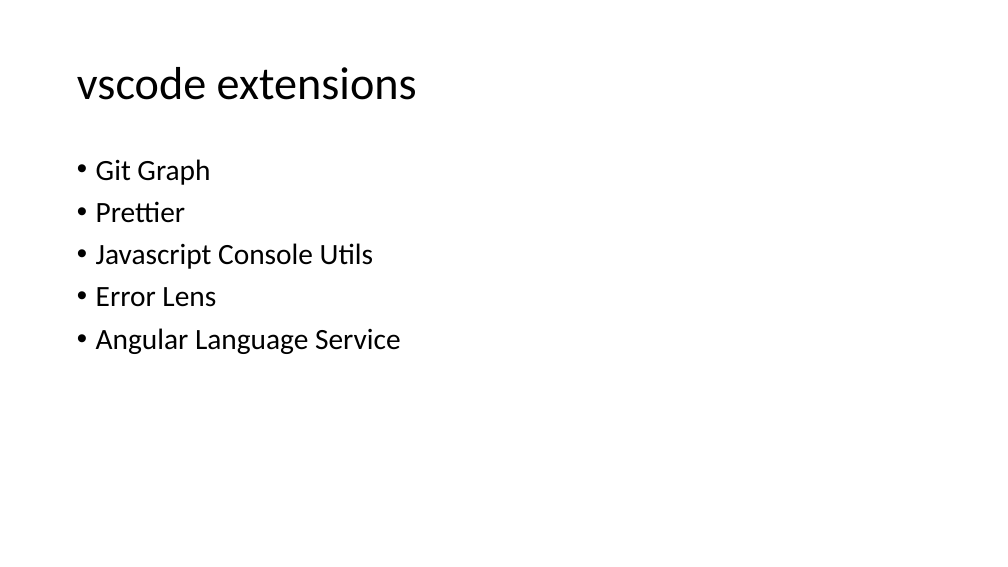
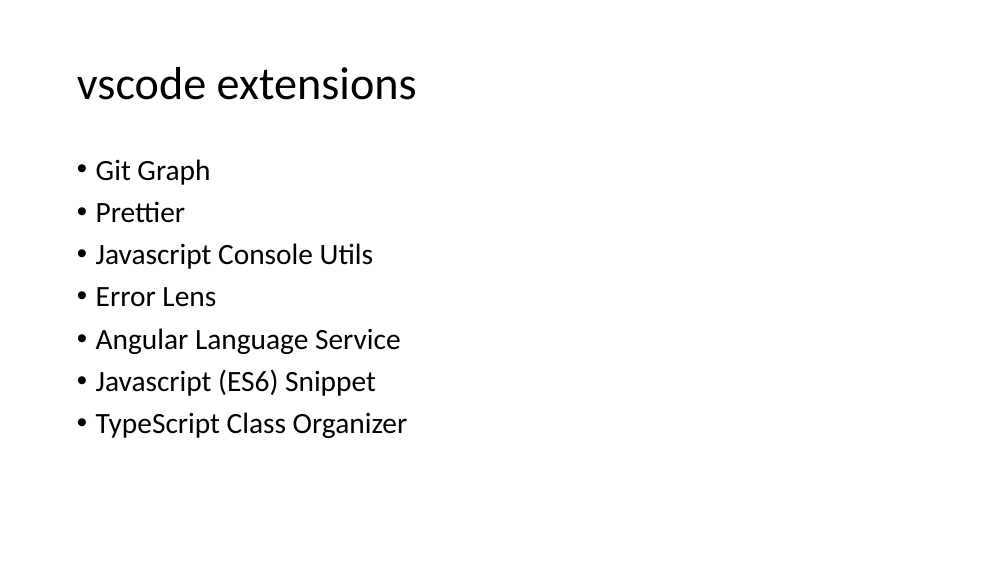
Before and after one commit to jlg-formation/agupa1-july-2023, a slide deck: slide 6 of notes.pptx. Drawn at 1008x567 pixels with LibreOffice and Linux fonts; fonts in the diff are those of the drawing. Boxes give left, top, right and bottom in pixels: in the first picture for what was removed or moved away, otherwise in the second. Text is boxed around its words. In the diff, an @@ line names an element or a change of style, - is before the commit and + after.

```diff
--- a/notes.pptx
+++ b/notes.pptx
@@ text at (96, 369, 408, 438): paragraphs added @@
+• Javascript (ES6) Snippet
+• TypeScript Class Organizer
```
Also in this commit, not shown: 8 slides added.
